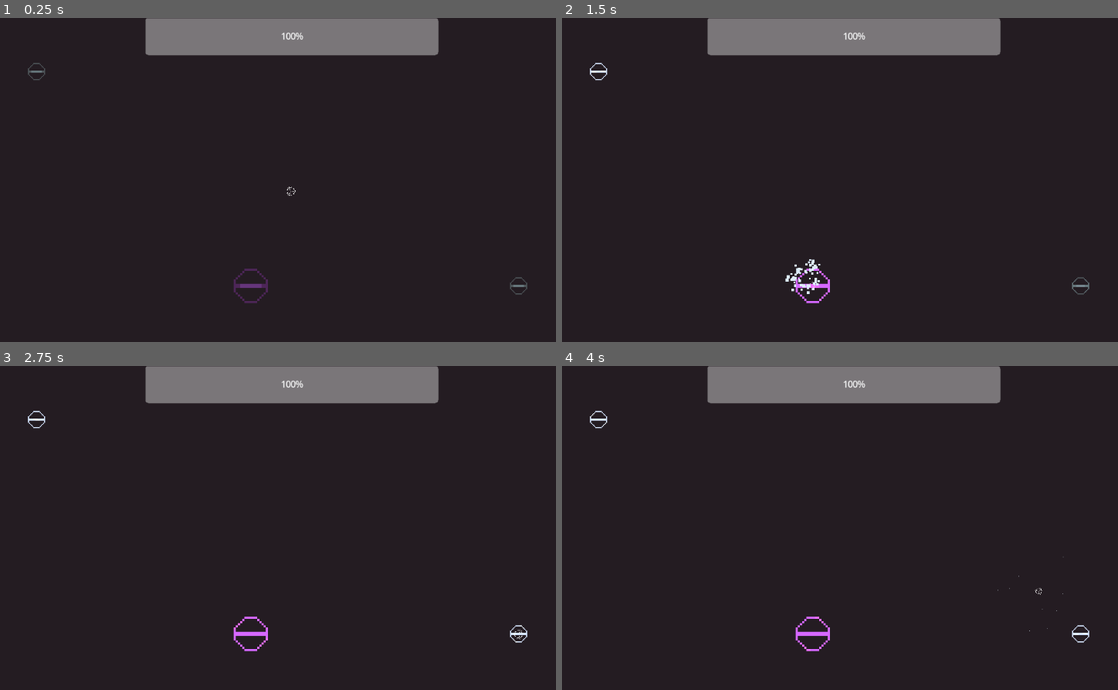
Above: before the commit, frames 1-4 (two rows, left to right).
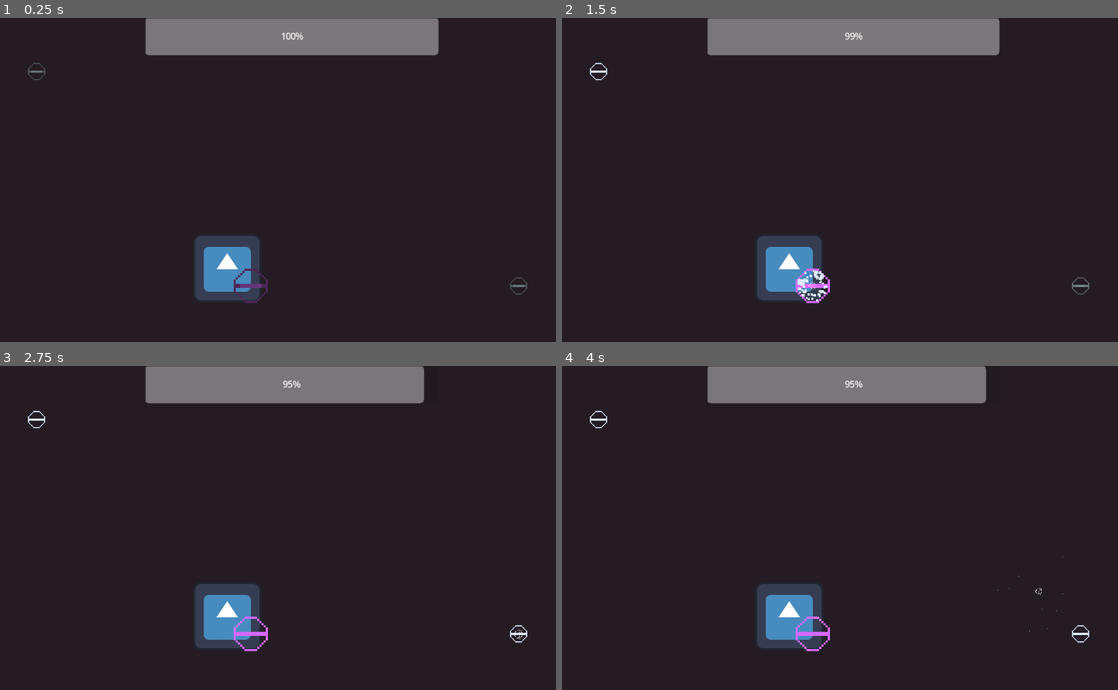
Above: after the commit, the same moments.

Repository: GcNoteX/The-Conduct-of-Magic
Game: Godot game, scene res://RunePicking/Main/rp_level_display.tscn
The game is run twice, just before and just after one commit, with the same random seed, the same clock (stepped at 60 frames per second) and the same inputs. This scene is started directly instead of the project's main scene. The engine's default icon, where the game draws it, is replaced by a stand-in: a white triangle on a blue panel in a dark square.
Inputs (mouse positions are in pixels of both pictures, inside the frame that each line leads up to):
- Up to frame 1 (0.25 s): no input
- Up to frame 2 (1.5 s): tap Enter at 0.5 s; move the mouse to (600, 73) at 0.52 s; click (600, 73) at 0.6 s; tap Space at 1.25 s; move the mouse to (812, 286) at 1.27 s; click (812, 286) at 1.35 s
- Up to frame 3 (2.75 s): tap Enter at 2 s; move the mouse to (517, 634) at 2.02 s; click (517, 634) at 2.1 s
- Up to frame 4 (4 s): tap Space at 2.75 s; move the mouse to (823, 609) at 2.77 s; click (823, 609) at 2.85 s; tap Enter at 3.5 s; move the mouse to (1040, 592) at 3.52 s; click (1040, 592) at 3.6 s

The runs differ from the first frame. In frame 1, 2.2% of the frame differs, in the area x 35-54%, y 52-88%; in frame 2, 2.3%; in frame 3, 2.5%, in the area x 35-79%, y 0-88%; in frame 4, 2.5%.

Commit message:
Rune Picking Stamina and Starting, Ending Update
Functionality to update player stamina, choosing a rune to start on and to close the screen after an appropriate amount of time after completion is done. TODO: Functionality to leave without completion or during failure, handling of completed and uncompleted artifacts appropriately.

Diff:
--- a/CommissionPapers/test_com3.tres
+++ b/CommissionPapers/test_com3.tres
@@ -11,3 +11,4 @@
 artifact_origin = "test origin3"
 commission_due_date = 2
 reward = 5.0
+is_completed = false
--- a/Player/rp_player.gd
+++ b/Player/rp_player.gd
@@ -7,17 +7,16 @@
 @onready var death_timer = $death_timer
 @onready var player_sprite = $cursor_sprite
 
+var previous_position: Vector2
 var max_player_vel: int = 10000
-var follow: bool = true
-
-# Animation stuff - ignore
-var rotation_direction = 0
-var once = true
+var follow: bool = false
 
 
 func _ready() -> void:
 	# Hide Mouse
 	#Input.set_mouse_mode(Input.MOUSE_MODE_HIDDEN)
+	# get previous position as current positon
+	self.visible = false
 	pass
 
 func _physics_process(delta: float) -> void:
@@ -35,16 +34,35 @@
 
 		# Put a trail onto my cursor
 		#trail.add_point(get_global_mouse_position())
+		previous_position = self.position
+
 		move_and_slide()
+
 
 func _on_mouse_animation_animation_finished(anim_name: StringName) -> void:
 	if anim_name == "click":
 		$MouseAnimation.play("idle")
 
-func player_stamina_zero() -> void:
+func kill_player_cursor() -> void:
 	Input.set_mouse_mode(Input.MOUSE_MODE_VISIBLE)
 	death_timer.start()
 	await death_timer.timeout
 	print("Player has visually died, removing sprite")
 	player_sprite.queue_free()
 	follow = false
+
+func get_player_speed() -> float:
+	var change_in_pos = self.position - previous_position
+	return change_in_pos.length()
+
+func enable_player_cursor() -> void:
+	self.visible = true
+	self.position = get_global_mouse_position()
+	previous_position = self.position
+	follow = true
+	self.collision_layer = 1 << 1  # Assign to layer 2
+
+func disable_player_cursor() -> void:
+	self.visible = false
+	follow = false
+	self.collision_layer = 0
--- a/RunePicking/HUD/stamina_bar.gd
+++ b/RunePicking/HUD/stamina_bar.gd
@@ -1,12 +1,20 @@
-class_name StaminaBar
+class_name RpStaminaBar
 extends Control
 
 @onready var progress_bar: ProgressBar = $ProgressBar
 
 # Called when the node enters the scene tree for the first time.
 func _ready() -> void:
-	progress_bar.value = progress_bar.max_value
-
+	progress_bar.value = PlayerData.player_data.stamina
 
 func update_stamina(new_value: float) -> void:
 	progress_bar.value = new_value
+
+func decrease_stamina_bar(decrement: float) -> void:
+	progress_bar.value = progress_bar.value - decrement
+
+func increase_stamina_bar(increment: float) -> void:
+	progress_bar.value = progress_bar.value + increment
+
+func get_stamina_bar_value() -> float:
+	return progress_bar.value
--- a/RunePicking/Main/rp_artifact_management.gd
+++ b/RunePicking/Main/rp_artifact_management.gd
@@ -5,14 +5,16 @@
 @export var commission_list: Array[CommissionData] = []
 
 @onready var level_display: PackedScene = preload("res://RunePicking/Main/rp_level_display.tscn")
-
+@onready var player_data: PlayerDataResource = PlayerData.player_data
 @onready var lab: RPLab = $Lab
 @onready var bottom_ui: Control = $"Bottom UI"
-@onready var combox1: RpCommissionList = $"Bottom UI/HBoxOfUI/RpCommissionList"
+@onready var info_box: RichTextLabel = $"Bottom UI/HBoxOfUI/PanelContainer/MarginContainer/HBoxContainer/PanelContainer2/StaminaInfo2"
 @onready var combox2: RpCommissionList = $"Bottom UI/HBoxOfUI/RpCommissionList2"
 @onready var actions_display: RpActionsDisplay = $"Bottom UI/HBoxOfUI/RpActionsDisplay"
 
+
 var instantiated_level: RpLevelDisplay
+
 
 signal ending_lab_session
 
@@ -29,6 +31,8 @@
 	actions_display.start_rune_picking.connect(self.start_rune_picking)
 	actions_display.end_session.connect(self.end_lab_session)
 
+	info_box.text = str(player_data.stamina)
+
 func initialize_commission_list(new_commission_list: Array[CommissionData]) -> void:
 	full_commission_list = new_commission_list
 	for commission in full_commission_list:
@@ -38,7 +42,6 @@
 	print("Full Commission list, " , full_commission_list)
 	print("None completed Commission list, " , commission_list)
 
-	combox1.initialize_commission_list(commission_list)
 	combox2.initialize_commission_list(commission_list)
 	_update_displays()
 
@@ -86,7 +89,6 @@
 func _remove_commission() -> void:
 	if len(commission_list) > 0:
 		commission_list.remove_at(combox2.get_commission_index())
-		combox1.refresh_commission_list()
 		combox2.refresh_commission_list()
 		_update_displays()
 	else:
@@ -101,7 +103,9 @@
 func _on_test_remove_button_pressed() -> void:
 	_remove_commission()
 
-func _rune_map_exited(is_completed: bool) -> void:
+func _rune_map_exited(is_completed: bool, new_stamina_value: float) -> void:
+	player_data.stamina = new_stamina_value
+	info_box.text = str(new_stamina_value)
 	if is_completed:
 		var commission = _get_commission()
 		commission.is_completed = true
--- a/RunePicking/Main/rp_level_display.gd
+++ b/RunePicking/Main/rp_level_display.gd
@@ -5,14 +5,17 @@
 
 @onready var rune: PackedScene = preload("res://RunePicking/Runes/general_rune.tscn")
 @onready var level_physics_plane: Node2D = $LevelPhysicsPlane
-
-@onready var player_data: PlayerDataResource = PlayerData.player_data
-@onready var stamina: float = player_data.stamina
+@onready var player_cursor: RpPlayer = $LevelPhysicsPlane/Player
+@onready var staminar_bar: RpStaminaBar = $CanvasLayer/StaminaBar
 
 var total_number_of_runes: int = 0
 var number_of_activated_runes: int = 0
+var active_stamina_decrement: float = 0
+var passive_stamina_decrement: float = 3
+var playing = false
 
-signal exit_level_display(is_rune_map_completed: bool)
+
+signal exit_level_display(is_rune_map_completed: bool, new_stamina: float)
 
 func _ready() -> void:
 	# Construct Map
@@ -30,5 +33,45 @@
 	# Initialize the player with the correct stats
 func _rune_activated(rune: Rune) -> void:
 	number_of_activated_runes += 1
+	staminar_bar.increase_stamina_bar(rune.rune_data.stamina_recovered)
+
 	if number_of_activated_runes == total_number_of_runes:
-		emit_signal("exit_level_display", true)
+		var new_stamina_value = staminar_bar.get_stamina_bar_value()
+
+		_leave_level_display(true, new_stamina_value)
+
+
+func _process(delta: float) -> void:
+	if Input.is_action_just_pressed("left_click"):  # Check if the left mouse button is clicked
+
+		var mouse_position = get_viewport().get_mouse_position()
+		var space_state = level_physics_plane.get_world_2d().direct_space_state
+		var query = PhysicsPointQueryParameters2D.new()
+		query.position = mouse_position
+		query.collide_with_areas = true
+		var answer = space_state.intersect_point(query)
+		print(answer)
+		if len(answer) == 1 and answer[0]['collider'].is_in_group('rune'):
+			print("It is rune!")
+			enable_play()
+
+	if playing:
+		# Stamina draining
+		active_stamina_decrement = player_cursor.get_player_speed() * delta
+		staminar_bar.decrease_stamina_bar(active_stamina_decrement + passive_stamina_decrement * delta)
+
+func _leave_level_display(is_rune_map_completed: bool, new_stamina_value: float) -> void:
+	# Pause for animations and view
+	playing = false
+	$LeaveDisplayTimer.start()
+	await $LeaveDisplayTimer.timeout
+	# Close the game
+	emit_signal("exit_level_display", true, new_stamina_value)
+
+func enable_play() -> void:
+	playing = true
+	player_cursor.enable_player_cursor()
+
+func disable_play() -> void:
+	playing = false
+	player_cursor.disable_player_cursor()
--- a/RunePicking/Main/rp_level_display.tscn
+++ b/RunePicking/Main/rp_level_display.tscn
@@ -1,10 +1,11 @@
-[gd_scene load_steps=6 format=3 uid="uid://bnb37u7lbfh0d"]
+[gd_scene load_steps=7 format=3 uid="uid://bnb37u7lbfh0d"]
 
 [ext_resource type="Script" path="res://RunePicking/Main/rp_level_display.gd" id="1_l001y"]
 [ext_resource type="Resource" uid="uid://by5pn5f760ji0" path="res://RunePicking/Runes/rune_types/blank_rune.tres" id="2_hpchi"]
 [ext_resource type="Resource" uid="uid://chginwnxc0yre" path="res://RunePicking/Runes/rune_types/blank_rune_2.tres" id="3_43deq"]
 [ext_resource type="PackedScene" uid="uid://d164mj1wu1tmj" path="res://Player/rp_player.tscn" id="3_ilnnd"]
 [ext_resource type="PackedScene" uid="uid://baw6jx7bvw1cc" path="res://RunePicking/HUD/stamina_bar.tscn" id="5_3lhmy"]
+[ext_resource type="Texture2D" uid="uid://fnaut078dai" path="res://Assets/icon.svg" id="5_vdqwr"]
 
 [node name="RpLevelDisplay" type="Node"]
 script = ExtResource("1_l001y")
@@ -16,6 +17,10 @@
 [node name="Player" parent="LevelPhysicsPlane" instance=ExtResource("3_ilnnd")]
 z_index = 1
 z_as_relative = false
+
+[node name="Icon" type="Sprite2D" parent="LevelPhysicsPlane"]
+position = Vector2(456, 467)
+texture = ExtResource("5_vdqwr")
 
 [node name="CanvasLayer" type="CanvasLayer" parent="."]
 
@@ -39,3 +44,7 @@
 offset_bottom = 69.0
 grow_vertical = 1
 metadata/_edit_use_anchors_ = true
+
+[node name="LeaveDisplayTimer" type="Timer" parent="."]
+wait_time = 2.0
+one_shot = true
--- a/RunePicking/Main/rune_picking.tscn
+++ b/RunePicking/Main/rune_picking.tscn
@@ -38,8 +38,37 @@
 grow_vertical = 2
 theme_override_constants/separation = 0
 
-[node name="RpCommissionList" parent="Bottom UI/HBoxOfUI" instance=ExtResource("1_ewpkt")]
+[node name="PanelContainer" type="PanelContainer" parent="Bottom UI/HBoxOfUI"]
 layout_mode = 2
+size_flags_horizontal = 3
+
+[node name="MarginContainer" type="MarginContainer" parent="Bottom UI/HBoxOfUI/PanelContainer"]
+layout_mode = 2
+theme_override_constants/margin_left = 50
+theme_override_constants/margin_top = 50
+theme_override_constants/margin_right = 50
+theme_override_constants/margin_bottom = 50
+
+[node name="HBoxContainer" type="HBoxContainer" parent="Bottom UI/HBoxOfUI/PanelContainer/MarginContainer"]
+layout_mode = 2
+
+[node name="PanelContainer" type="PanelContainer" parent="Bottom UI/HBoxOfUI/PanelContainer/MarginContainer/HBoxContainer"]
+layout_mode = 2
+size_flags_horizontal = 3
+
+[node name="StaminaInfo" type="RichTextLabel" parent="Bottom UI/HBoxOfUI/PanelContainer/MarginContainer/HBoxContainer/PanelContainer"]
+layout_mode = 2
+text = "Stamina"
+scroll_active = false
+
+[node name="PanelContainer2" type="PanelContainer" parent="Bottom UI/HBoxOfUI/PanelContainer/MarginContainer/HBoxContainer"]
+layout_mode = 2
+size_flags_horizontal = 3
+
+[node name="StaminaInfo2" type="RichTextLabel" parent="Bottom UI/HBoxOfUI/PanelContainer/MarginContainer/HBoxContainer/PanelContainer2"]
+layout_mode = 2
+text = "Stamina"
+scroll_active = false
 
 [node name="RpCommissionList2" parent="Bottom UI/HBoxOfUI" instance=ExtResource("1_ewpkt")]
 layout_mode = 2
--- a/RunePicking/Runes/general_rune.gd
+++ b/RunePicking/Runes/general_rune.gd
@@ -47,11 +47,11 @@
 # I Could delete the area 2d to shut off the signal for abit more performance if it has no more use.
 
 
-#func _on_area_2d_mouse_entered() -> void:
-	##print("Entered rune detected by rune")
-	#emit_signal("mouse_entered_rune", self)
-#
-#
-#func _on_area_2d_mouse_exited() -> void:
-	##print("Exiting rune detected by rune")
-	#emit_signal("mouse_exited_rune", self)
+func _on_area_2d_mouse_entered() -> void:
+	#print("Entered rune detected by rune")
+	emit_signal("mouse_entered_rune", self)
+
+
+func _on_area_2d_mouse_exited() -> void:
+	#print("Exiting rune detected by rune")
+	emit_signal("mouse_exited_rune", self)
--- a/RunePicking/Runes/general_rune.tscn
+++ b/RunePicking/Runes/general_rune.tscn
@@ -28,7 +28,7 @@
 sprite_frames = SubResource("SpriteFrames_lqwov")
 animation = &"Sealed"
 
-[node name="Area2D" type="Area2D" parent="."]
+[node name="Area2D" type="Area2D" parent="." groups=["rune"]]
 collision_layer = 4
 collision_mask = 2
 
